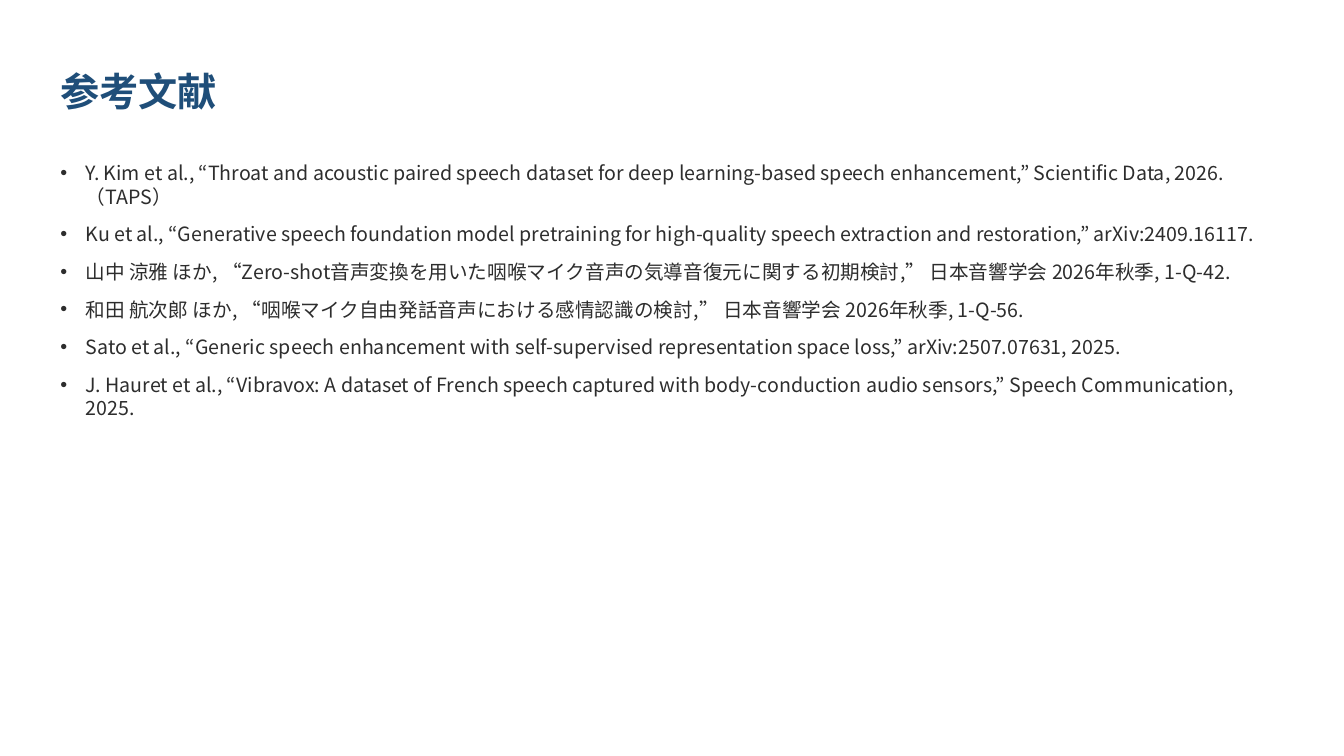
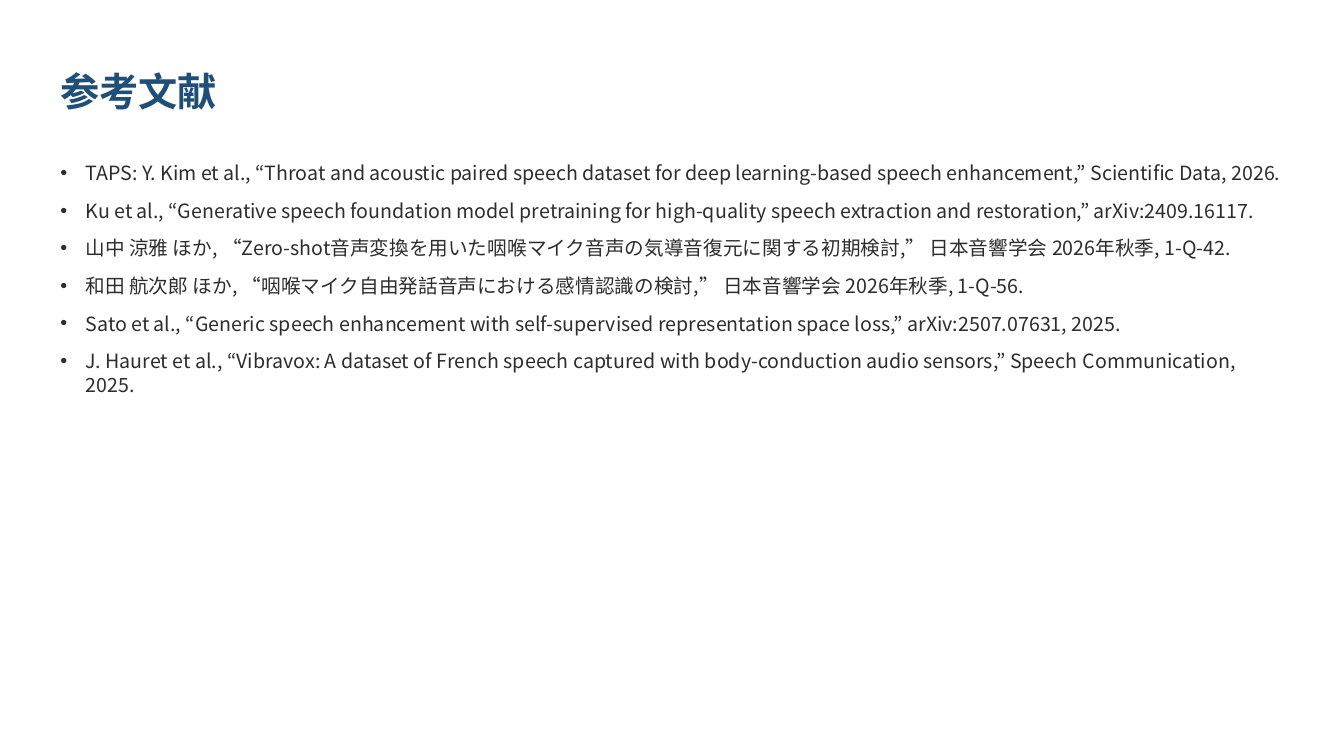
Before and after one commit to kasugayuji0716-art/bone-conduction-research, a slide deck: slide 8 of results/progress_slides_2026-10.pptx. Drawn at 1344x756 pixels with LibreOffice and Linux fonts; fonts in the diff are those of the drawing. Boxes give left, top, right and bottom in pixels: in the first picture for what was removed or moved away, otherwise in the second. Text is boxed around its words. In the diff, an @@ line names an element or a change of style, - is before the commit and + after.

```diff
--- a/results/progress_slides_2026-10.pptx
+++ b/results/progress_slides_2026-10.pptx
@@ text at bbox=[86, 164, 1280, 185]: text changed @@
-• Y. Kim et al., “Throat and acoustic paired speech dataset for deep learning-based speech enhancement,” Scientific Data, 2026.（TAPS）
+• TAPS: Y. Kim et al., “Throat and acoustic paired speech dataset for deep learning-based speech enhancement,” Scientific Data, 2026.
```
Also in this commit, not shown: 5 other slides changed, 2 other files.
